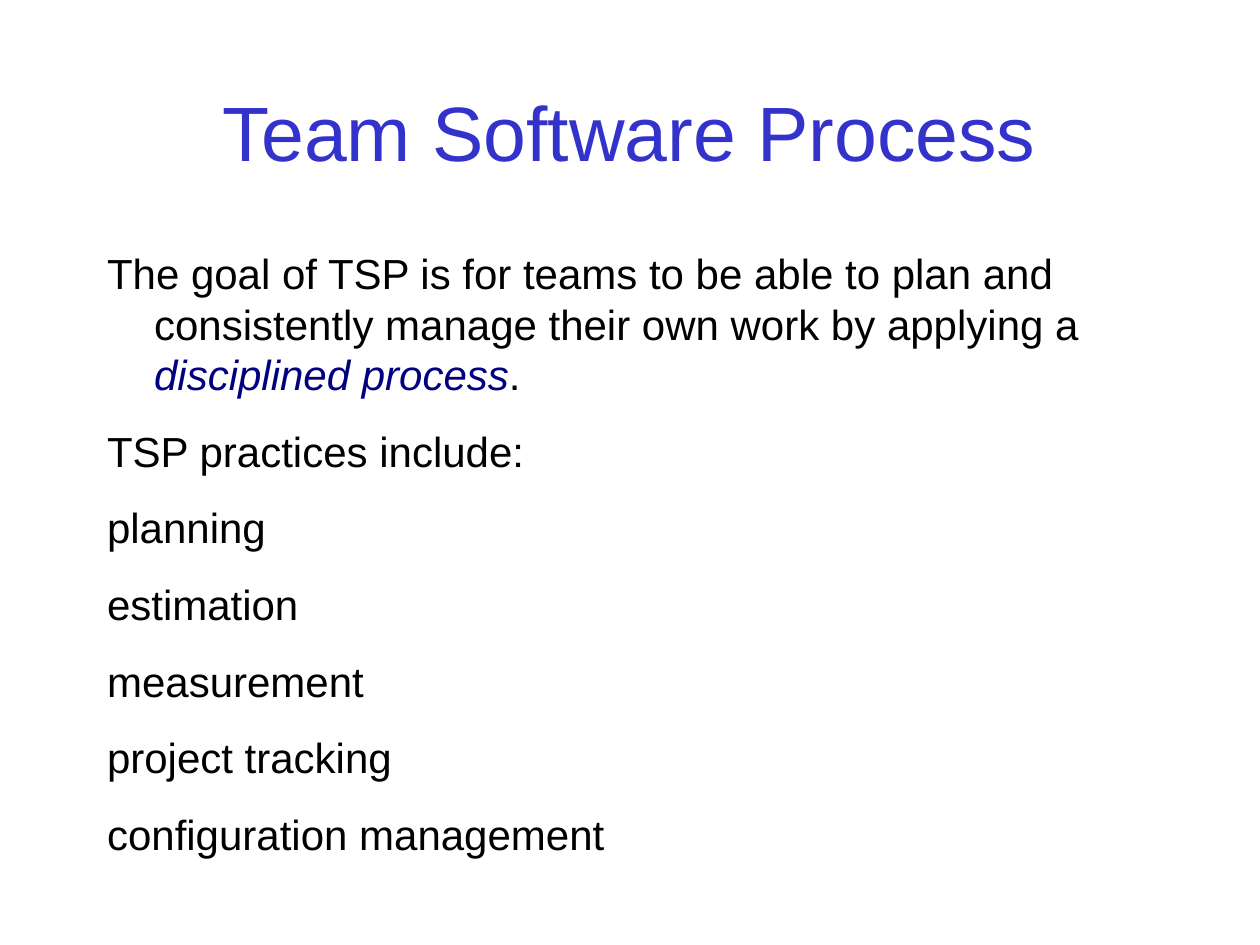
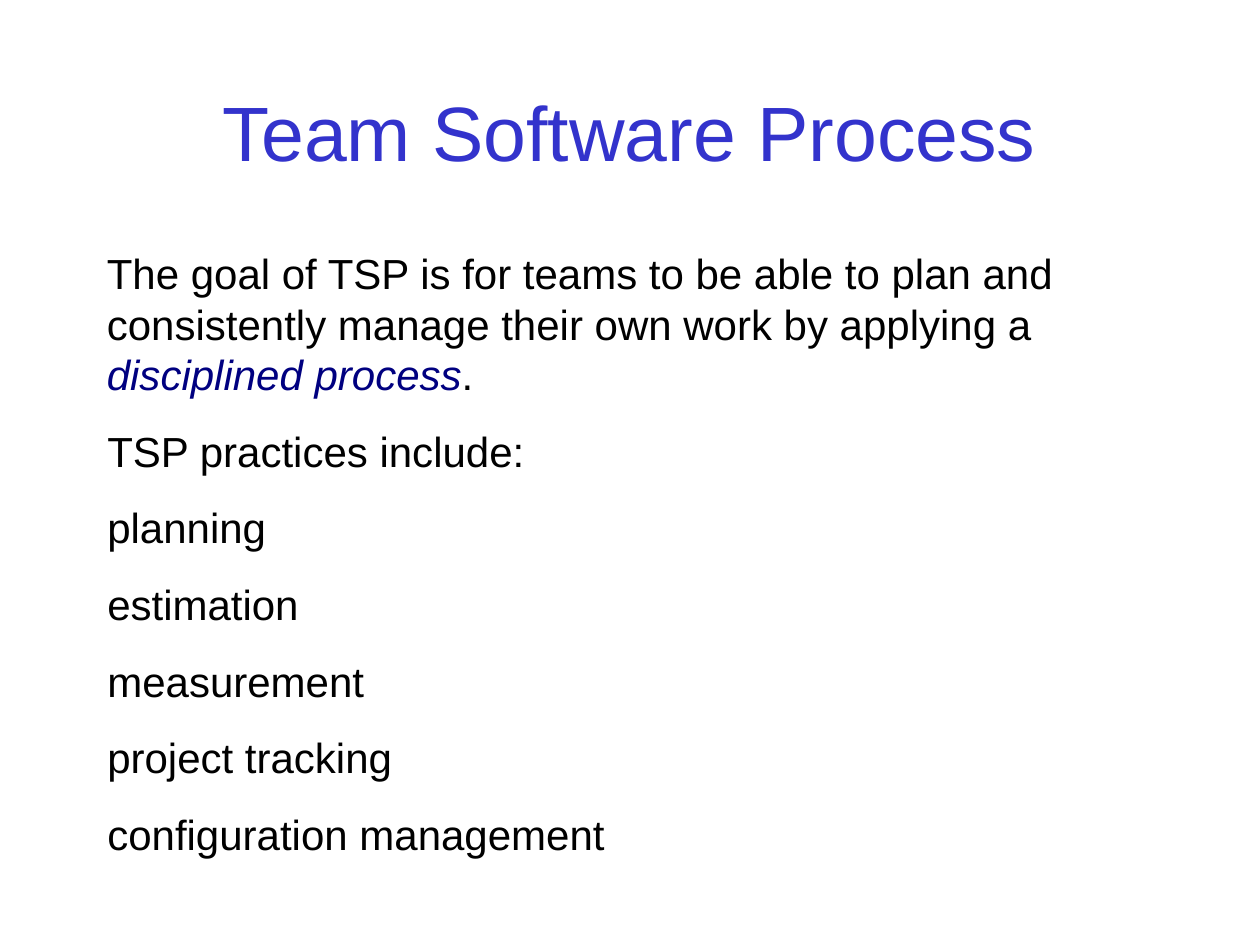
Before and after one commit to jbrucker/SoftwareProcess, a slide deck: slide 7 of week1/3-Process Areas.ppt. Drawn at 1260x945 pixels with LibreOffice and Linux fonts; fonts in the diff are those of the drawing. Boxes give left, top, right and bottom in pixels: in the first picture for what was removed or moved away, otherwise in the second. Text is boxed around its words. In the diff, an @@ line names an element or a change of style, - is before the commit and + after.

```diff
--- a/week1/3-Process Areas.ppt
+++ b/week1/3-Process Areas.ppt
@@ text "The goal of TSP is ..." at <box>107,258,1053,859</box>: indent changed @@
```
Also in this commit, not shown: 2 other slides changed, 4 other files.
